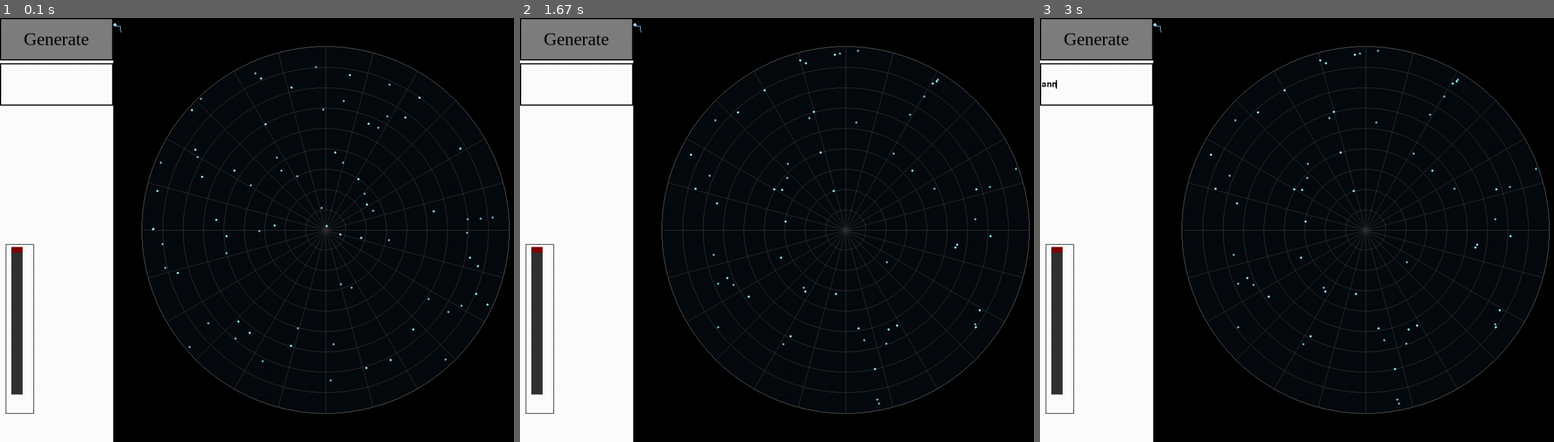
Above: before the commit, frames 1-3 (left to right).
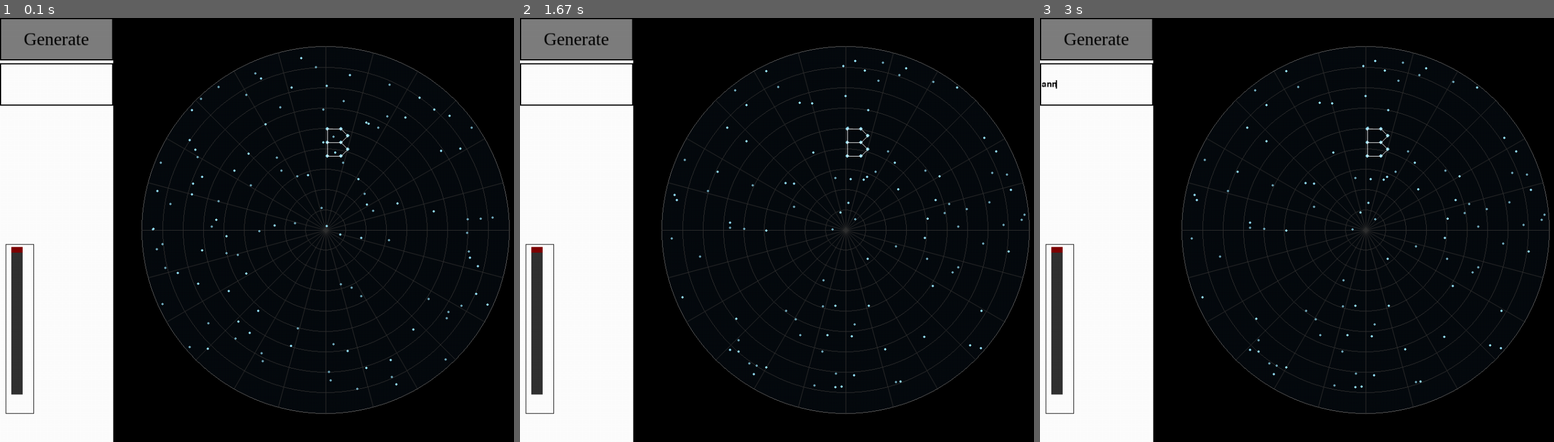
Above: after the commit, the same moments.

Repository: stephenfinch/Star-Map-Generator_v2
Game: pygame game, started from main.py
Same seed, same stepped clock (60 frames per second), same inputs: the game is played once before the commit and once after it.
Inputs (mouse positions are in pixels of both pictures, inside the frame that each line leads up to):
- Up to frame 1 (0.1 s): no input
- Up to frame 2 (1.67 s): click (576, 39) at 0.4 s
- Up to frame 3 (3 s): click (1096, 81) at 2.07 s; type "ann" at 2.33 s; tap Enter at 2.77 s

The runs differ from the first frame. In frame 1, 0.2% of the frame differs, in the area x 21-92%, y 1-88%; in frame 2, 0.5%, in the area x 21-99%, y 1-92%; in frame 3, 0.5%.

Commit message:
Letters!
reworked the constellation class and the logic that calls it

can now draw some letters

Diff:
--- a/constellation.py
+++ b/constellation.py
@@ -3,23 +3,49 @@
 
 class Constellation():
 
-    def __init__(self, type, size, center, settings):
-        self.size = size
+    def __init__(self, size, center, settings):
+        self.size = size #side length of the 5x5 grid
         self.center = center
-        self.points = [] #list of Star objects
-        self.lines = [] #list with each item being a line -- a line is a pair of points
+        self.grid_points = [] #list of list of points on the 5x5 grid
+        self.grid_lines = [] #list with each item being a line -- a line is a pair of points
+        self.point_spacing = self.size // 4
+        self.star_points = []
+        self.star_lines = []
 
     ### This function can draw the constellation using its own data (self)
     def draw(self, main_surface, settings):
-        for line in self.lines:
-            pygame.draw.aalines(main_surface, settings.star_color, False, line)
-        for point in self.points:
-            temp_star = Star(point[0], point[1], settings)
-            temp_star.size = 3
-            temp_star.color = settings.star_color
-            pygame.draw.circle(main_surface, temp_star.color, (temp_star.x, temp_star.y), temp_star.size, 0)
 
+        #def
 
+        ### This function will take the points on the 5x5 grid and make Star objects with proper centers and sizes for the constellation
+        def grid_to_star_points():
+            for list_of_points in self.grid_points:
+                for point in list_of_points:
+                    tempx = (point - 1) % 5
+                    tempy = (point - tempx - 1) // 5
+                    offsetX = (tempx - 2) * self.point_spacing
+                    offsetY = (tempy - 2) * self.point_spacing
+                    temp_star = Star(int(self.center[0] + offsetX), int(self.center[1] + offsetY), settings)
+                    temp_star.size = 3
+                    temp_star.color = settings.star_color
+                    self.star_points.append(temp_star)
 
-        #find way to draw lines smarter -- different shapes? no crossing lines, no lines that are too short/long
-        #its not just about the distance a star is away from another star
+        def grid_to_star_lines():
+            for list_of_lines in self.grid_lines:
+                for pair in list_of_lines:
+                    tempx1 = (pair[0] - 1) % 5
+                    tempy1 = (pair[0] - tempx1 - 1) // 5
+                    tempx2 = (pair[1] - 1) % 5
+                    tempy2 = (pair[1] - tempx2 - 1) // 5
+                    offsetX1 = (tempx1 - 2) * self.point_spacing
+                    offsetY1 = (tempy1 - 2) * self.point_spacing
+                    offsetX2 = (tempx2 - 2) * self.point_spacing
+                    offsetY2 = (tempy2 - 2) * self.point_spacing
+                    self.star_lines.append(((self.center[0] + offsetX1, self.center[1] + offsetY1), (self.center[0] + offsetX2, self.center[1] + offsetY2)))
+
+        grid_to_star_points()
+        grid_to_star_lines()
+        for star in self.star_points:
+            pygame.draw.circle(main_surface, star.color, (star.x, star.y), star.size, 0)
+        for line in self.star_lines:
+            pygame.draw.lines(main_surface, (255, 255, 255), False, line, 1)
--- a/draw.py
+++ b/draw.py
@@ -131,6 +131,6 @@
 
 ### Constellation objects have a .draw() method that can be used to draw them
 def draw_constellations(settings):
-    star_map.place_constellations(100, settings)
+    star_map.place_constellations(50, settings)
     for constellation in star_map.list_of_constellations:
         constellation.draw(STARFIELDSURF, settings)
--- a/settings.py
+++ b/settings.py
@@ -1,13 +1,13 @@
 class Settings:
     def __init__(self):
         #Main display
-        self.text_input = "A"                   #text box (maybe add numbers later)
+        self.text_input = "AB"                   #text box (maybe add numbers later)
         self.text_size = 1                      #slider
         self.text_location = (0, 0)             #four buttons (arrows -- move the center)
         #Options display
         self.show_constellation_lines = True    #button
         self.show_grid = True                   #button
         self.number_of_constellations = 0       #slider
-        self.number_of_stars = 5000             #text box (int only)
+        self.number_of_stars = 8000             #text box (int only)
         self.star_color = (153, 230, 255)       #color box
         self.back_color = (7, 11, 15)           #color box
--- a/star_map.py
+++ b/star_map.py
@@ -35,23 +35,32 @@
 
 ## CONSTELLATIONS ## makes constellation objects and edits their center/size to fit them where they need to go
     def place_constellations(self, constellation_size, settings):
-        self.constellation_size = constellation_size
+        self.constellation_size = constellation_size #side length of the 5x5 grid
         self.list_of_constellations = []
-        for x in range(settings.number_of_constellations):
-            self.list_of_constellations.append(Constellation(1, 10, (200,300), settings))
         if settings.text_input:
-            temp_letter_constellation = Constellation(1, 50, (200,200), settings)
 
             ### adds the point/line data for that letter to the list of constellations
+            string_length = len(settings.text_input.upper())
+            string_index = 0
+            self.letter_spacing = 4
             for char in settings.text_input.upper():
-                temp_letter_constellation.points.append(LETTER_CONSTELLATIONS.get(char)[0])
-                temp_letter_constellation.lines.append(LETTER_CONSTELLATIONS.get(char)[1])
+                temp_letter_constellation = Constellation(self.constellation_size, (200,200), settings)
+                temp_letter_constellation.grid_points.append(LETTER_CONSTELLATIONS.get(char)[0])
+                temp_letter_constellation.grid_lines.append(LETTER_CONSTELLATIONS.get(char)[1])
+                centerX = (string_length - 1) * (self.constellation_size + self.letter_spacing) * (string_index - 0.5) + self.Xcenter
+                centerY = 220
+                temp_letter_constellation.center = (centerX, centerY)
+                string_index += 1
             self.list_of_constellations.append(temp_letter_constellation)
 
 
         # do something else for this part
         for i in range(settings.number_of_constellations):
-            self.list_of_constellations.append(OTHER_CONSTELLATIONS.get(random.randint(0,9)))
+            constellation_pick = random.randint(0,9)
+            temp_other_constellation = Constellation(self.constellation_size, (i*40,i*40), settings)
+            temp_other_constellation.grid_points.append(OTHER_CONSTELLATIONS.get(constellation_pick)[0])
+            temp_other_constellation.grid_lines.append(OTHER_CONSTELLATIONS.get(constellation_pick)[1])
+            self.list_of_constellations.append(OTHER_CONSTELLATIONS.get(constellation_pick))
 
 
 LETTER_CONSTELLATIONS = {
